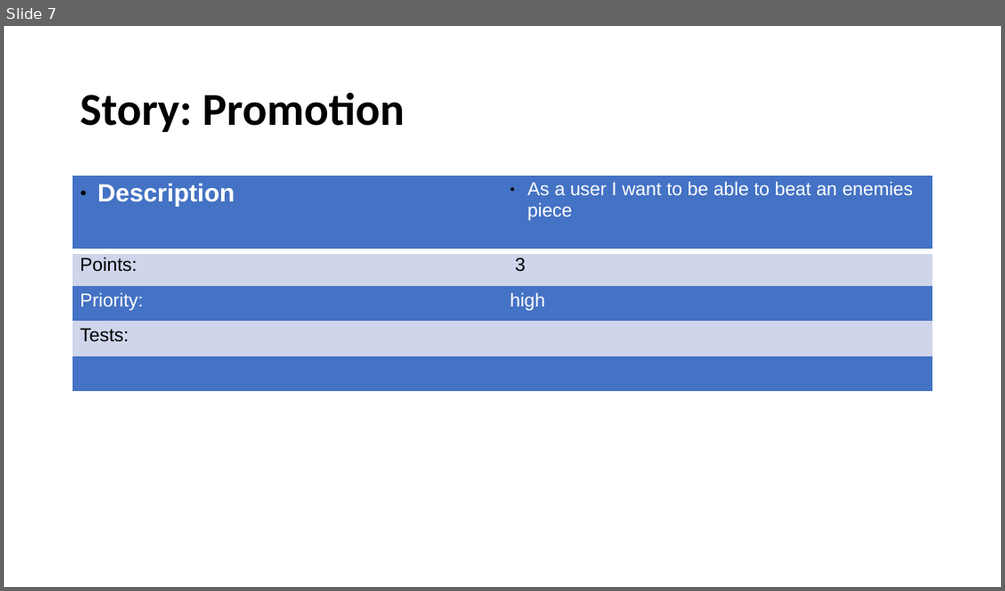
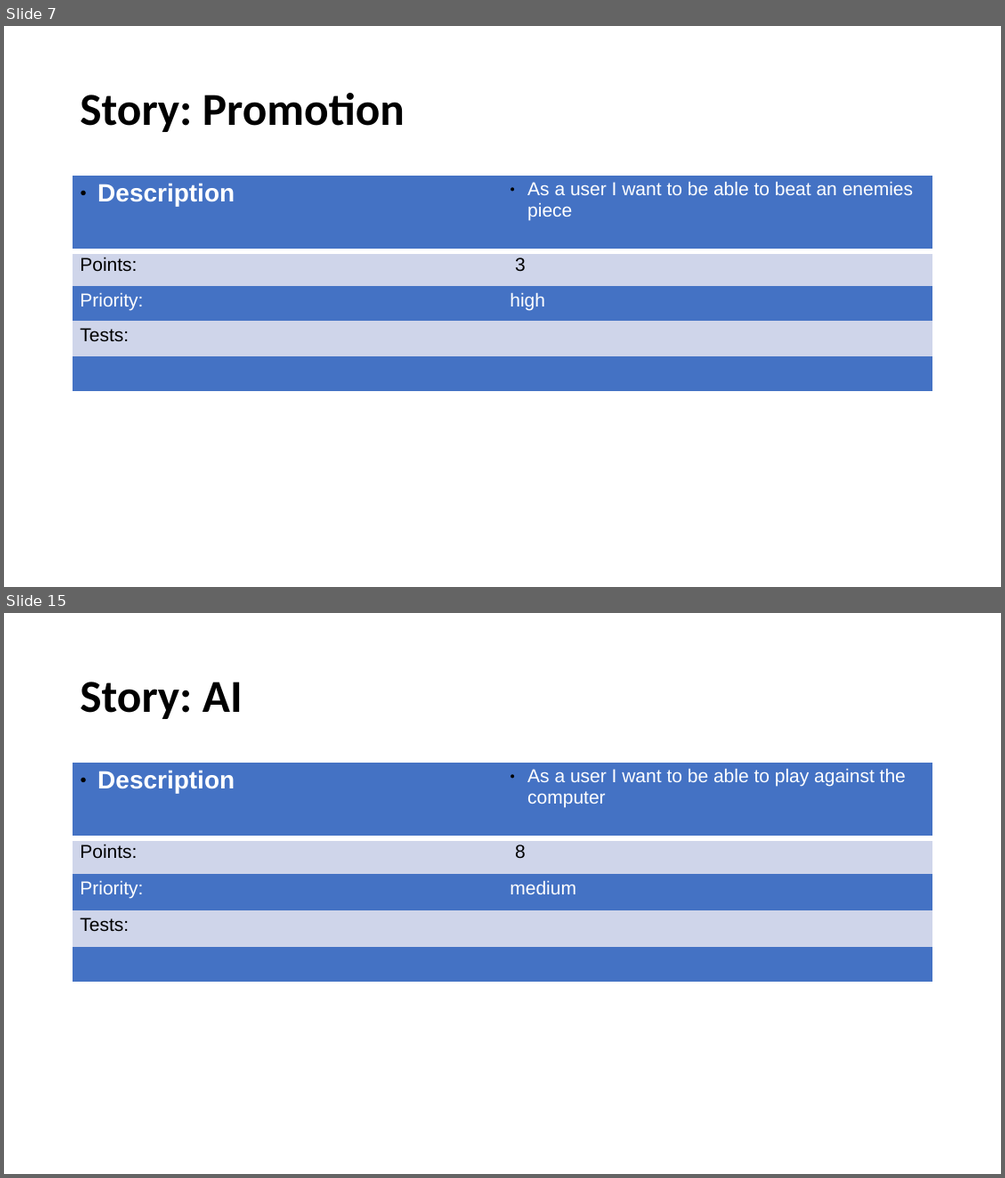
Before and after one commit to nolliebigspin/chess-game, a slide deck: docs/content/storycards/raw/Storycards.odp. Shown one above the other, each under a label of ours: slide 7 before the commit, slides 7 and 15 after it; the slides between them are not shown. The pictures are 1005x591 and 1005x1178 pixels, drawn with LibreOffice and Linux fonts; fonts in the diff are those of the drawing. Boxes give left, top, right and bottom in pixels: in the first picture for what was removed or moved away, otherwise in the second. Text is boxed around its words. In the diff, an @@ line names an element or a change of style, - is before the commit and + after.

Commit message:
update storycards

```diff
--- a/docs/content/storycards/raw/Storycards.odp
+++ b/docs/content/storycards/raw/Storycards.odp
@@ slide 15 added at bbox=[4, 613, 1001, 1174], background #FFFFFF @@
@@ title added at bbox=[80, 682, 243, 719], 44 pt, text #000000, bold @@
+Story: AI
@@ table added at bbox=[73, 763, 933, 982], 5 rows, 2 columns @@
+Description | As a user I want to be able to play against the computer
+Points: | 8
+Priority: | medium
+Tests: | 
+ | 
```
Also in this commit, not shown: 1 slide changed, 9 other slides added.
